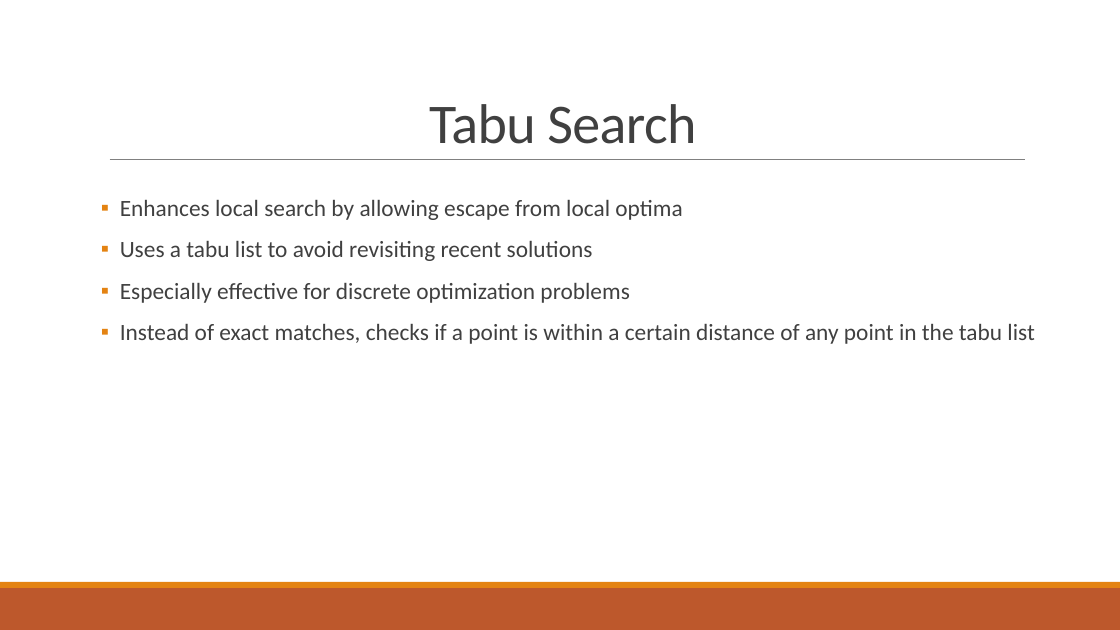
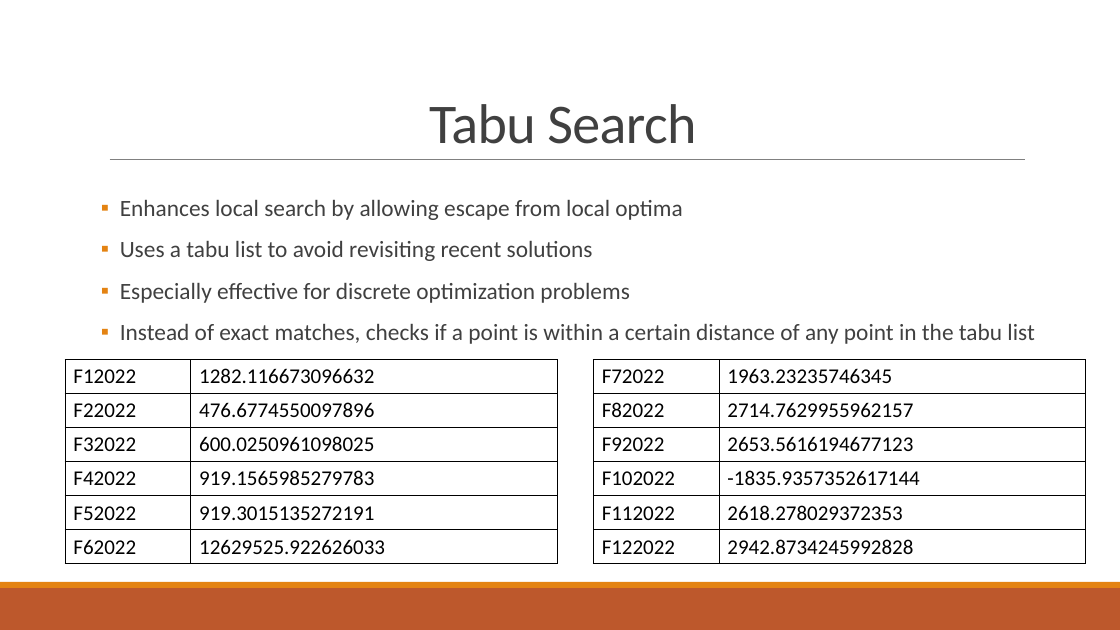
Before and after one commit to t1k3i/aahrp, a slide deck: slide 5 of ASSIGNMENT_5.pptx. Drawn at 1120x630 pixels with LibreOffice and Linux fonts; fonts in the diff are those of the drawing. Boxes give left, top, right and bottom in pixels: in the first picture for what was removed or moved away, otherwise in the second. Text is boxed around its words. In the diff, an @@ line names an element or a change of style, - is before the commit and + after.

Commit message:
presentation

```diff
--- a/ASSIGNMENT_5.pptx
+++ b/ASSIGNMENT_5.pptx
@@ table added at (65, 360, 558, 561), 6 rows, 2 columns @@
+F12022 | 1282.116673096632
+F22022 | 476.6774550097896
+F32022 | 600.0250961098025
+F42022 | 919.1565985279783
+F52022 | 919.3015135272191
+F62022 | 12629525.922626033
@@ table added at (593, 360, 1086, 561), 6 rows, 2 columns @@
+F72022 | 1963.23235746345
+F82022 | 2714.7629955962157
+F92022 | 2653.5616194677123
+F102022 | -1835.9357352617144
+F112022 | 2618.278029372353
+F122022 | 2942.8734245992828
```
Also in this commit, not shown: 1 slide added, 1 slide removed, 4 other files.
